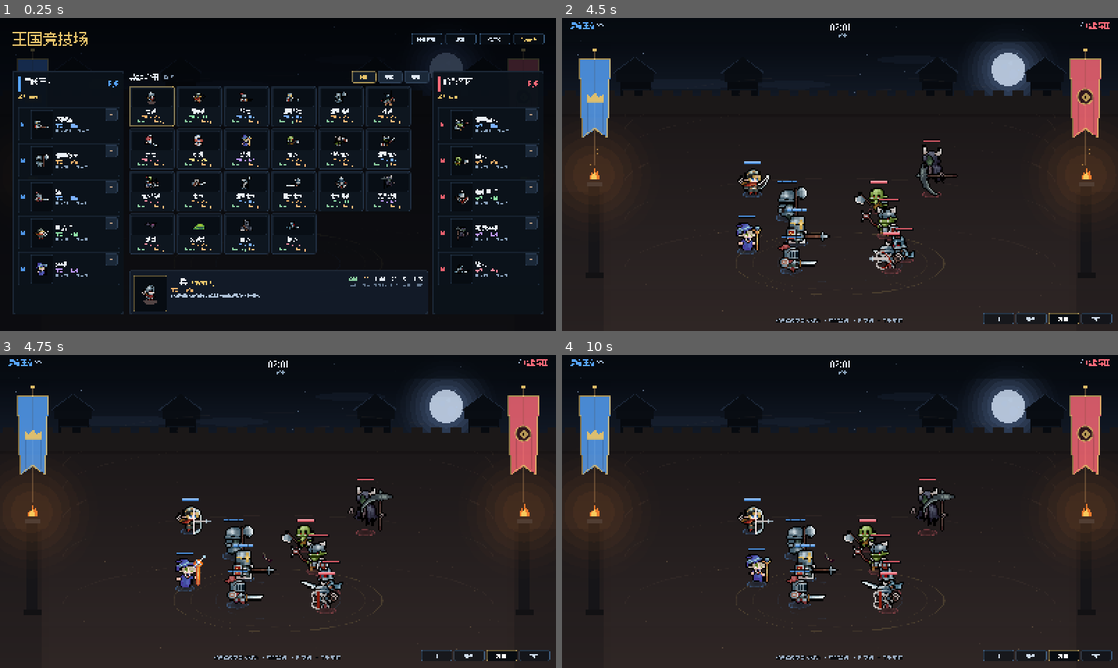
Above: before the commit, frames 1-4 (two rows, left to right).
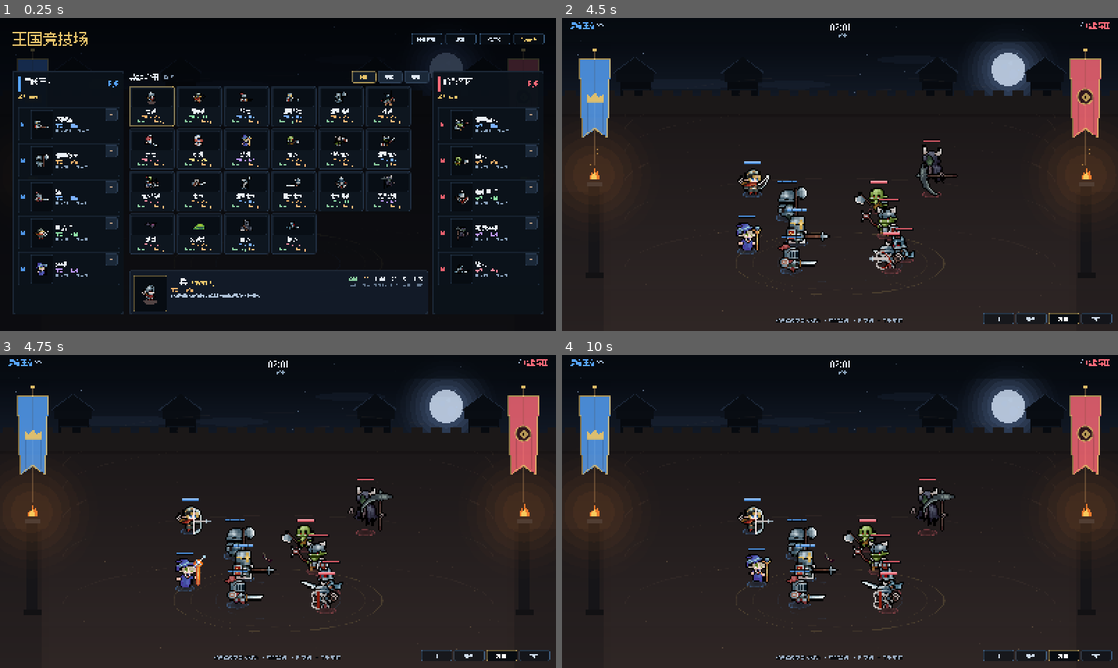
Above: after the commit, the same moments.

Repository: Tifinity/kingdom-arena
Game: Godot game, scene res://scenes/setup/setup_screen.tscn
The game is run twice, just before and just after one commit, with the same random seed, the same clock (stepped at 60 frames per second) and the same inputs.
Inputs:
- Up to frame 1 (0.25 s): no input
- Up to frame 2 (4.5 s): click "开始战斗" at 0.5 s; click "×1" at 1.25 s; click "×2" at 2 s; click "暂停" at 2.75 s; click "继续" at 3.5 s; click "范围" at 4.25 s
- Up to frame 3 (4.75 s): no input
- Up to frame 4 (10 s): click "布阵" at 5 s; click "开始战斗" at 5.75 s; click "×1" at 6.5 s; click "×2" at 7.25 s; click "暂停" at 8 s; click "继续" at 8.75 s; click "范围" at 9.5 s

Frames 1-2 are identical in both runs. In frame 3, 0.3% of the frame differs, in the area x 40-46%, y 52-66%; in frame 4, 0.3%.

Commit message:
fix: 旋风斧不再要求至少两名敌人
- armored_axeman_spin.min_targets 从 2 改为 1
- 只要矩形内至少有一名敌人，旋风斧就参与决策
- 重劈改为旋风斧冷却/资源不足时的单体选择
- 更新测试与文档，134 项测试通过

Diff:
--- a/resources/actions/armored_axeman_spin.tres
+++ b/resources/actions/armored_axeman_spin.tres
@@ -84,6 +84,6 @@
 min_self_hp_ratio = 0.00
 max_self_hp_ratio = 1.00
 advance_speed = 240.0
-min_targets = 2
+min_targets = 1
 priority = 9
 effects = [SubResource("effect_0"), SubResource("effect_1"), SubResource("effect_2"), SubResource("effect_3"), SubResource("effect_4")]
--- a/tests/test_runner.gd
+++ b/tests/test_runner.gd
@@ -275,7 +275,7 @@
 		return
 	_check(spin.animation == &"attack_02" and spin.target_mode == CombatActionDefinition.TargetMode.DIRECTION,
 		"旋风斧使用 attack_02 并选择方向")
-	_check(spin.effects.size() == 5 and spin.advance_speed > 0.0 and spin.min_targets >= 2,
+	_check(spin.effects.size() == 5 and spin.advance_speed > 0.0 and spin.min_targets <= 1,
 		"旋风斧包含 5 个伤害帧并边转边移动")
 	_check(heavy.animation == &"attack_03" and not heavy.effects.is_empty()
 		and is_equal_approx(heavy.effects[0].damage_ratio, 2.0), "重劈使用 attack_03 且为 2 倍单体伤害")
@@ -311,8 +311,14 @@
 		enemy.brain.enabled = false
 	axeman.brain.enabled = true
 	axeman.brain.force_think()
+	_check(axeman.planned_action != null and axeman.planned_action.action_id == &"armored_axeman_spin",
+		"只有单个目标时旋风斧仍然满足释放条件")
+	# 旋风斧冷却时才轮到重劈；重劈不是靠“至少 2 人”这个条件才出现的。
+	axeman.action_cooldowns[spin.action_id] = spin.cooldown
+	axeman.brain.force_think()
 	_check(axeman.planned_action != null and axeman.planned_action.action_id == &"armored_axeman_heavy",
-		"只有单个目标时决策层选择重劈")
+		"旋风斧冷却后单目标选择重劈")
+	axeman.action_cooldowns[spin.action_id] = 0.0
 	enemies[0].position = Vector2(820, 650)
 	enemies[1].position = Vector2(820, 700)
 	enemies[2].position = Vector2(600, 650)
Not shown, changed: docs/AI_DESIGN.md
